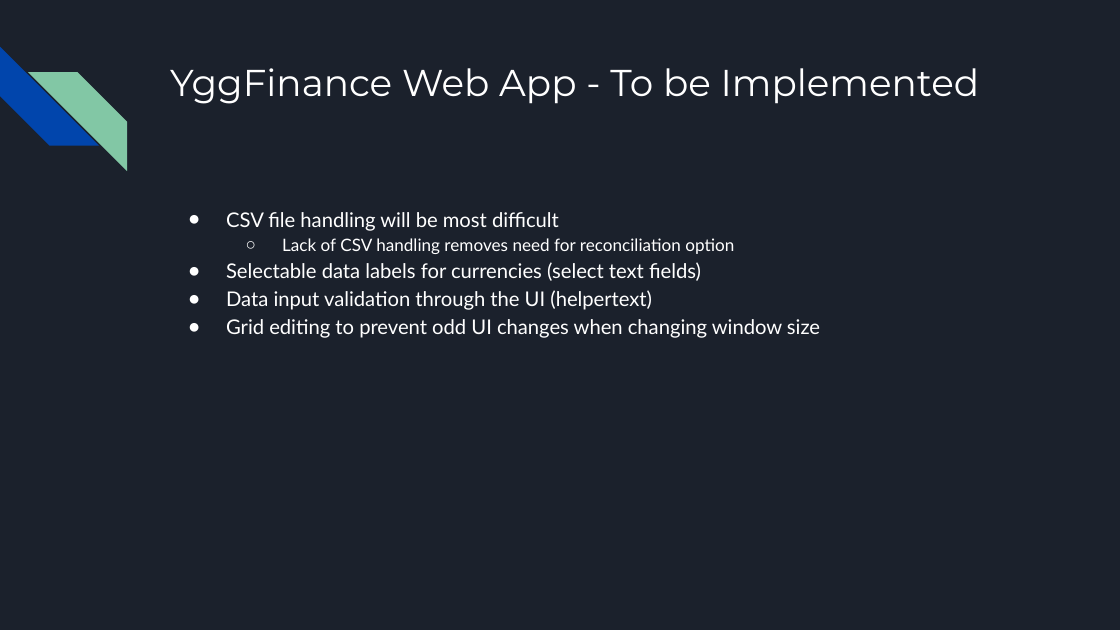
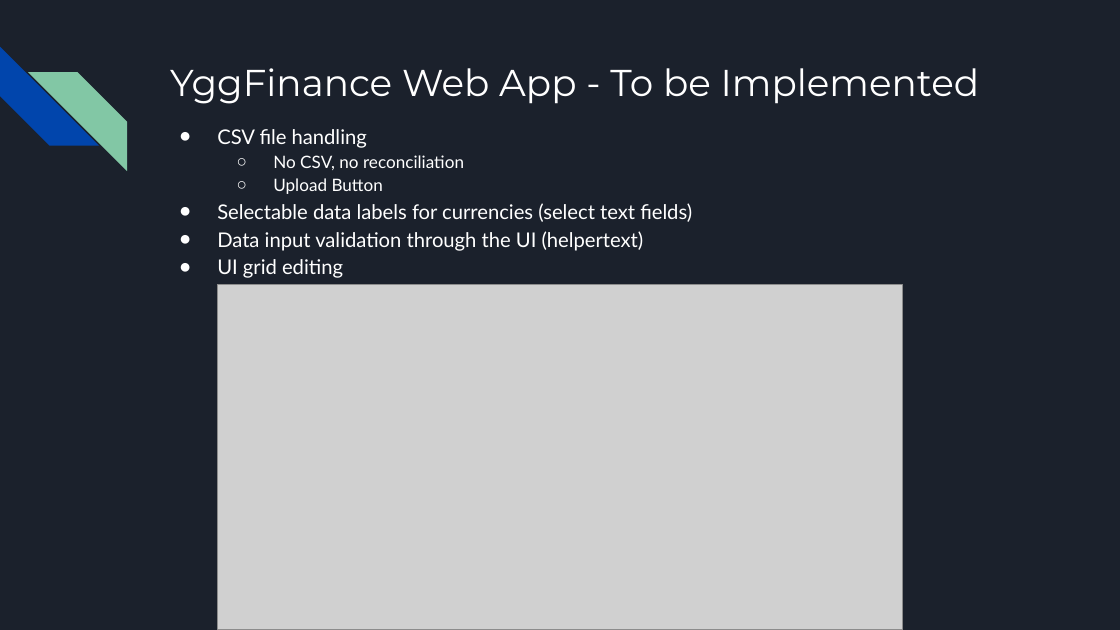
Before and after one commit to Shuruni/YggFinance, a slide deck: slide 6 of documentation/Update- YggFinance.pptx (slide 15 before the commit). Drawn at 1120x630 pixels with LibreOffice and Linux fonts; fonts in the diff are those of the drawing; grey boxes stand for pictures. Boxes give left, top, right and bottom in pixels: in the first picture for what was removed or moved away, otherwise in the second. Text is boxed around its words. In the diff, an @@ line names an element or a change of style, - is before the commit and + after.

```diff
--- a/documentation/Update- YggFinance.pptx
+++ b/documentation/Update- YggFinance.pptx
@@ text "CSV file handling": place and size @@
-text "CSV file handling" at box(226, 212, 820, 338)
+text "CSV file handling" at box(217, 129, 692, 278)
@@ text at box(217, 129, 464, 194): text changed @@
-● CSV file handling will be most difficult
-  ○ Lack of CSV handling removes need for reconciliation option
+● CSV file handling
+  ○ No CSV, no reconciliation
+  ○ Upload Button
@@ text at box(217, 259, 343, 278): text changed @@
-● Grid editing to prevent odd UI changes when changing window size
+● UI grid editing
@@ picture added at box(217, 284, 902, 630) @@
```
Also in this commit, not shown: 7 other slides changed, 2 slides added, 1 other file.
